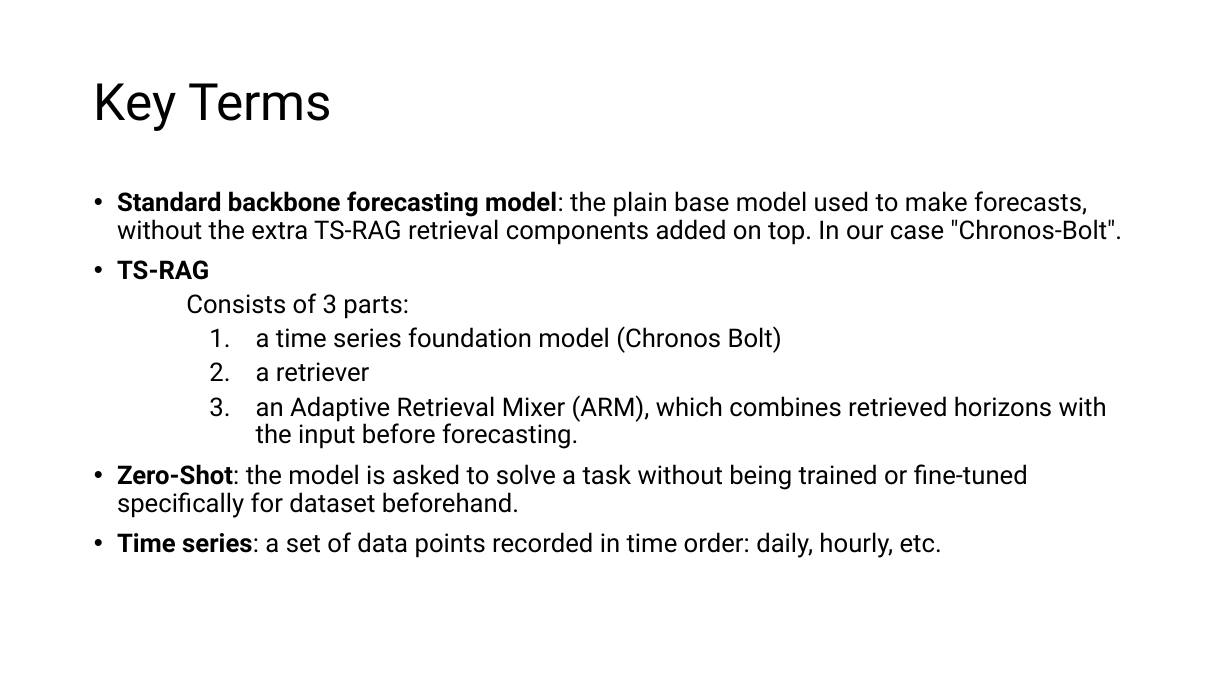
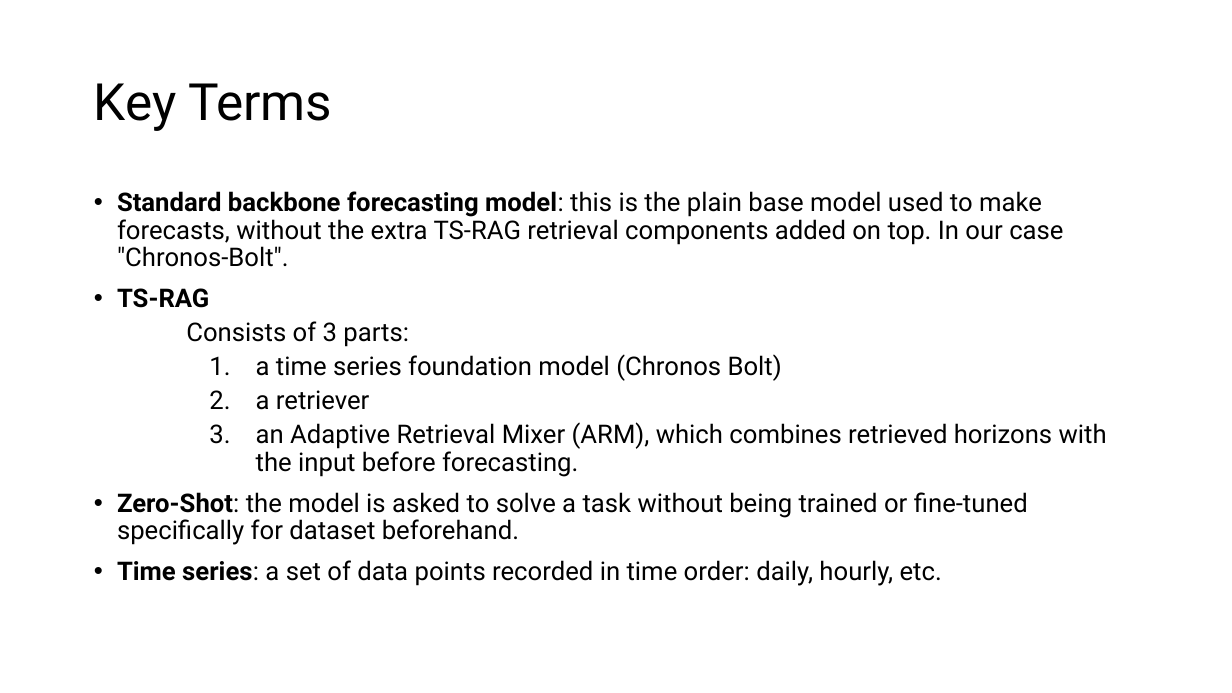
Before and after one commit to ZGRochelleDev/intelligent-systems-code-Review, a slide deck: slide 4 of deliverables/code-review-presentation.pptx. Drawn at 1232x693 pixels with LibreOffice and Linux fonts; fonts in the diff are those of the drawing. Boxes give left, top, right and bottom in pixels: in the first picture for what was removed or moved away, otherwise in the second. Text is boxed around its words. In the diff, an @@ line names an element or a change of style, - is before the commit and + after.

```diff
--- a/deliverables/code-review-presentation.pptx
+++ b/deliverables/code-review-presentation.pptx
@@ text at bbox=[117, 191, 1063, 267]: text changed @@
-• Standard backbone forecasting model: the plain base model used to make forecasts, without the extra TS-RAG retrieval components added on top. In our case "Chronos-Bolt".
+• Standard backbone forecasting model: this is the plain base model used to make forecasts, without the extra TS-RAG retrieval components added on top. In our case "Chronos-Bolt".
```
Also in this commit, not shown: 11 other slides changed, 3 slides added, 1 slide removed, 9 other files.
